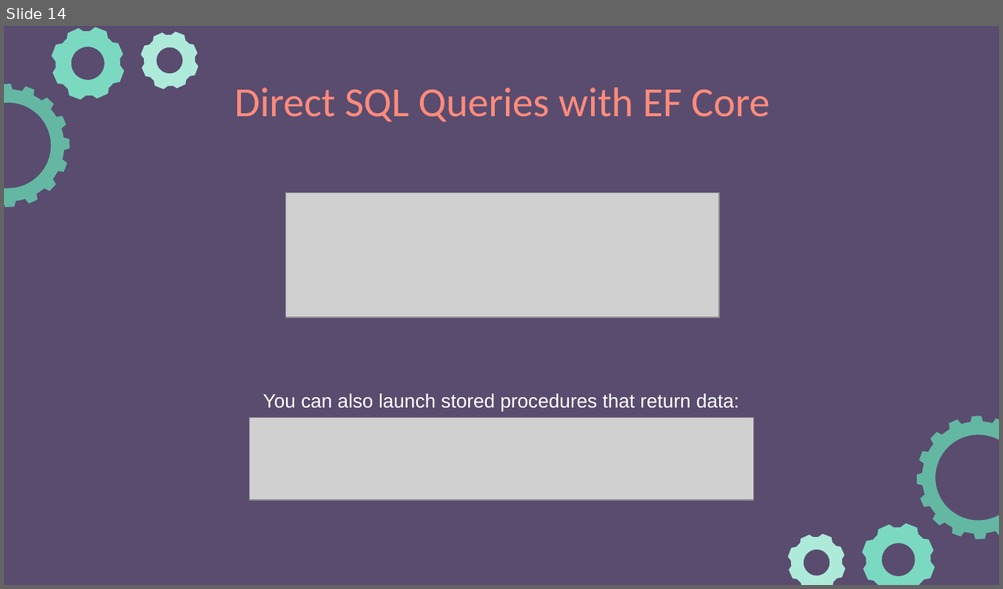
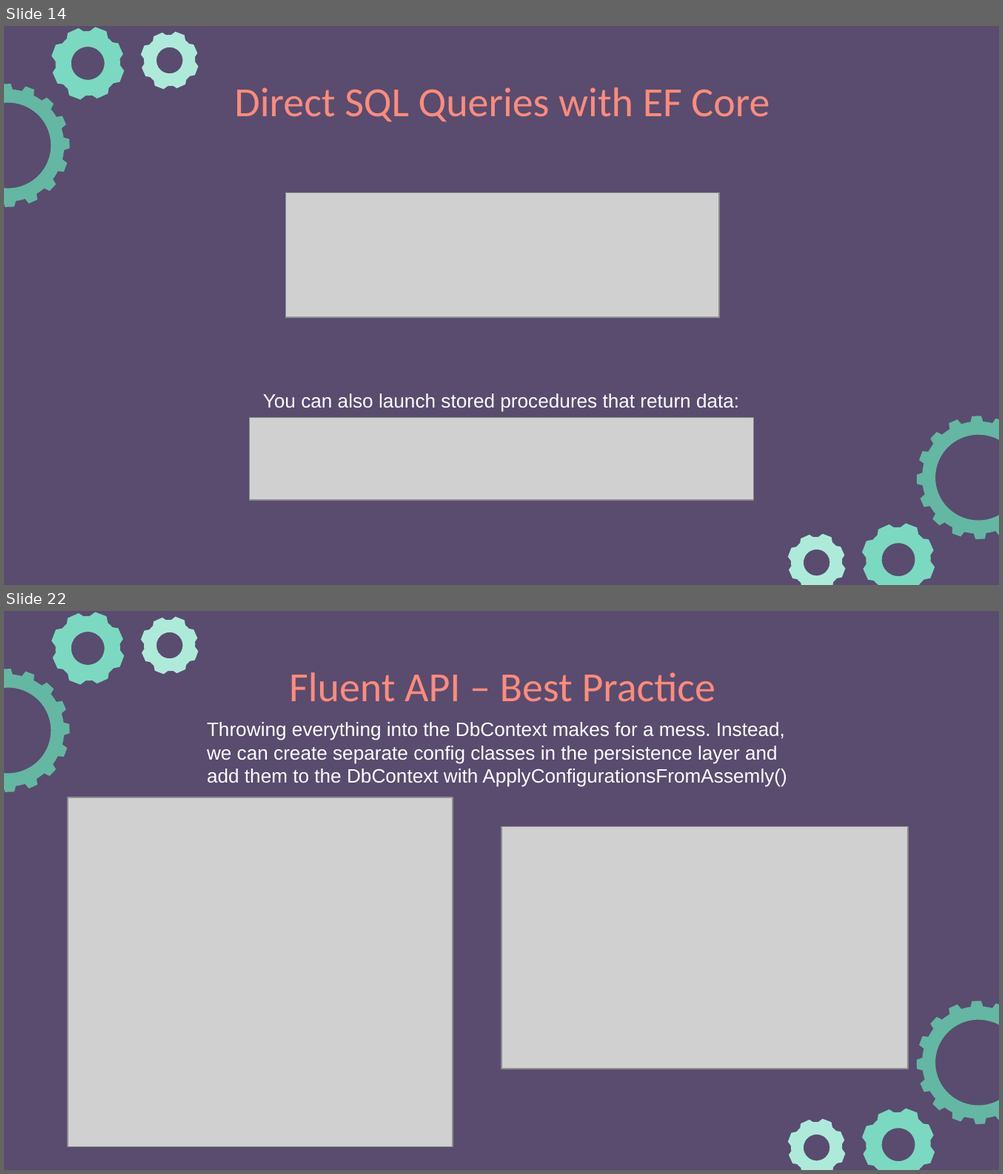
Before and after one commit to e-m-wilson/dotnet, a slide deck: Resources-Notes-Ppts/ASP-NET-Identity/ASPNET_Identity.pptx. Shown one above the other, each under a label of ours: slide 14 before the commit, slides 14 and 22 after it; the slides between them are not shown. The pictures are 1003x589 and 1003x1174 pixels, drawn with LibreOffice and Linux fonts; fonts in the diff are those of the drawing; grey boxes stand for pictures. Boxes give left, top, right and bottom in pixels: in the first picture for what was removed or moved away, otherwise in the second. Text is boxed around its words. In the diff, an @@ line names an element or a change of style, - is before the commit and + after.

```diff
--- a/Resources-Notes-Ppts/ASP-NET-Identity/ASPNET_Identity.pptx
+++ b/Resources-Notes-Ppts/ASP-NET-Identity/ASPNET_Identity.pptx
@@ slide 22 added at (4,611,999,1170), background #594C6F; not listed: 6 template elements that a slide beside it also shows @@
@@ title added at (289,672,715,702), 30 pt, text #FF8B7B @@
+Fluent API – Best Practice
@@ text added at (207,722,786,787), 14 pt, text #FFFFFF @@
+Throwing everything into the DbContext makes for a mess. Instead, we can create separate config classes in the persistence layer and add them to the DbContext with ApplyConfigurationsFromAssemly()
@@ picture added at (68,798,452,1148) @@
@@ picture added at (501,827,907,1070) @@
```
Also in this commit, not shown: 1 slide changed, 12 other slides added.
